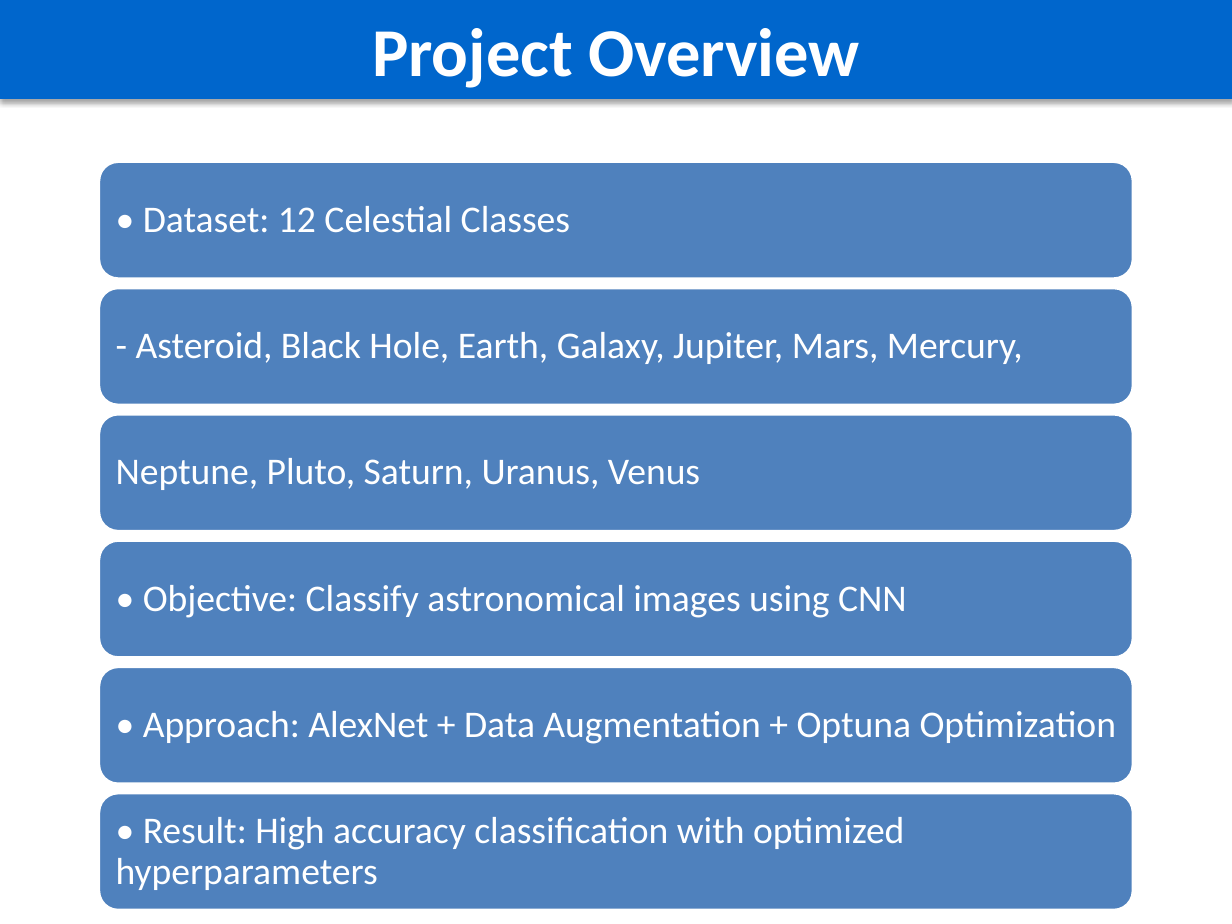
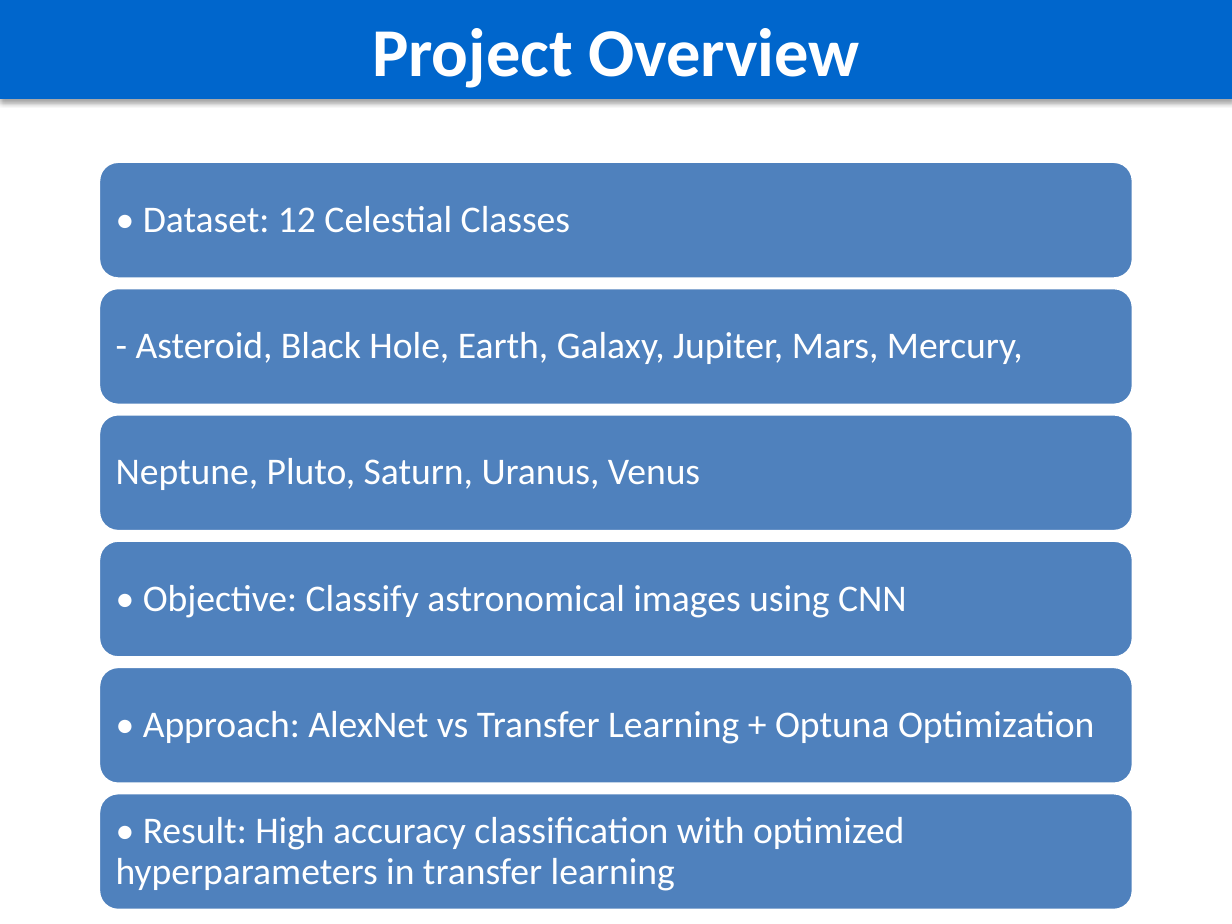
Before and after one commit to Bernardo1205/Deep-Learning, a slide deck: slide 2 of src/assignment-2/CNN/CNN_Classification_Report.pptx. Drawn at 1232x924 pixels with LibreOffice and Linux fonts; fonts in the diff are those of the drawing. Boxes give left, top, right and bottom in pixels: in the first picture for what was removed or moved away, otherwise in the second. Text is boxed around its words. In the diff, an @@ line names an element or a change of style, - is before the commit and + after.

Commit message:
Updated CNN classification report

```diff
--- a/src/assignment-2/CNN/CNN_Classification_Report.pptx
+++ b/src/assignment-2/CNN/CNN_Classification_Report.pptx
@@ text at (x1=143, y1=711, x2=1094, y2=744): text changed @@
-• Approach: AlexNet + Data Augmentation + Optuna Optimization
+• Approach: AlexNet vs Transfer Learning + Optuna Optimization
@@ text at (x1=116, y1=817, x2=904, y2=891): text changed @@
-• Result: High accuracy classification with optimized hyperparameters
+• Result: High accuracy classification with optimized hyperparameters in transfer learning
```
Also in this commit, not shown: 6 other slides changed, 8 slides added, 4 slides removed.
